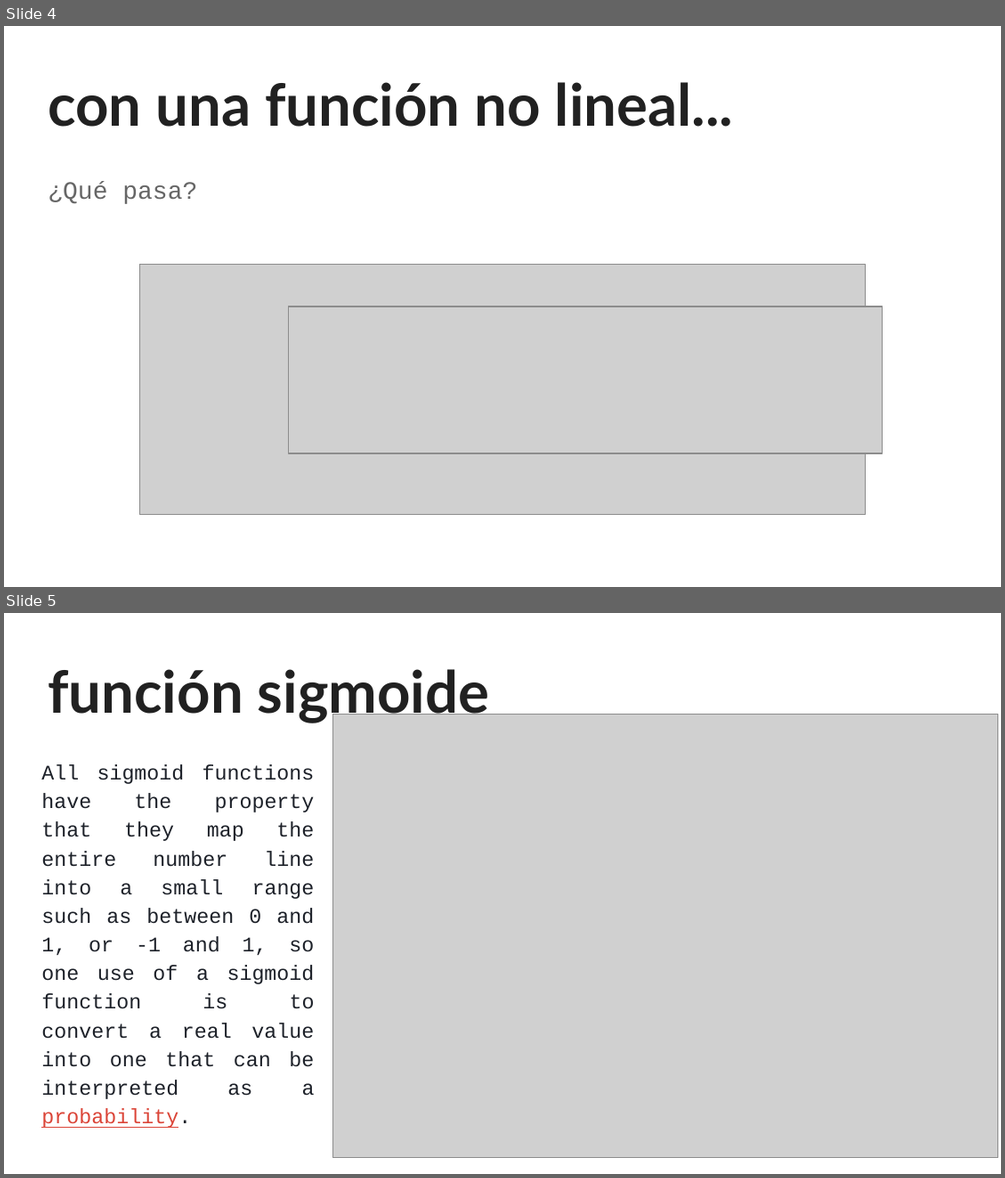
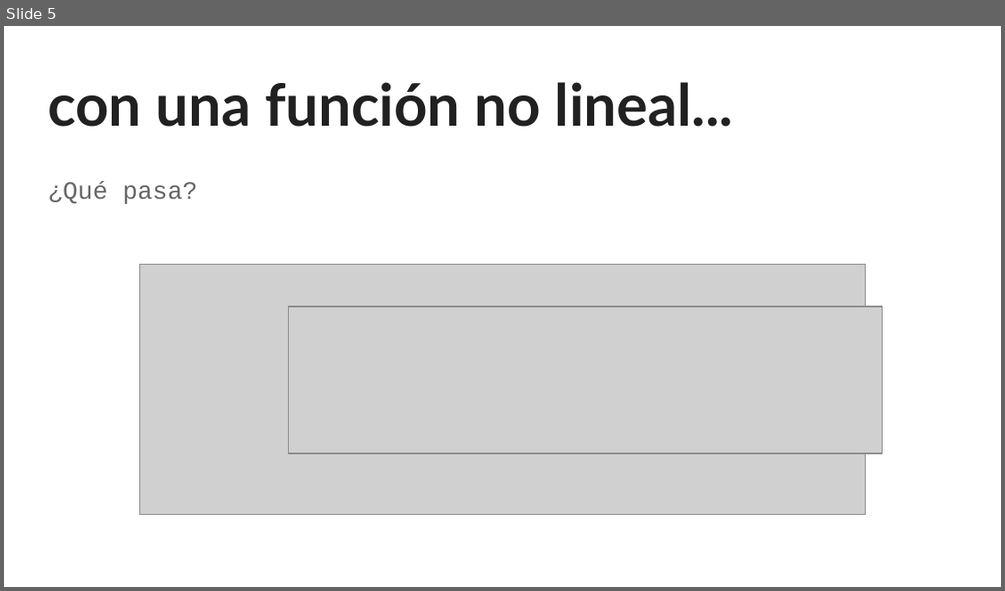
Before and after one commit to sainosmichelle/sainosmichelle.github.io, a slide deck: assets/files/Tema6/reg_log/6.2 Regresión Logística.pptx. Shown one above the other, each under a label of ours: slides 4 and 5 before the commit, slide 5 after it. The pictures are 1005x1178 and 1005x591 pixels, drawn with LibreOffice and Linux fonts; fonts in the diff are those of the drawing; grey boxes stand for pictures. Boxes give left, top, right and bottom in pixels: in the first picture for what was removed or moved away, otherwise in the second. Text is boxed around its words. In the diff, an @@ line names an element or a change of style, - is before the commit and + after.

```diff
--- a/assets/files/Tema6/reg_log/6.2 Regresión Logística.pptx
+++ b/assets/files/Tema6/reg_log/6.2 Regresión Logística.pptx
@@ slide 5 removed at box(4, 613, 1001, 1174), background #FFFFFF @@
@@ title removed at box(48, 669, 490, 723) @@
-función sigmoide
@@ picture removed at box(333, 714, 998, 1158) @@
@@ text removed at box(41, 764, 315, 1099) @@
-All sigmoid functions have the property that they map the entire number line into a small range such as between 0 and 1, or -1 and 1, so one use of a sigmoid function is to convert a real value into one that can be interpreted as a probability.
@@ what was slide 4 is now slide 5 @@
```
Also in this commit, not shown: 1 slide changed, 12 slides added.
